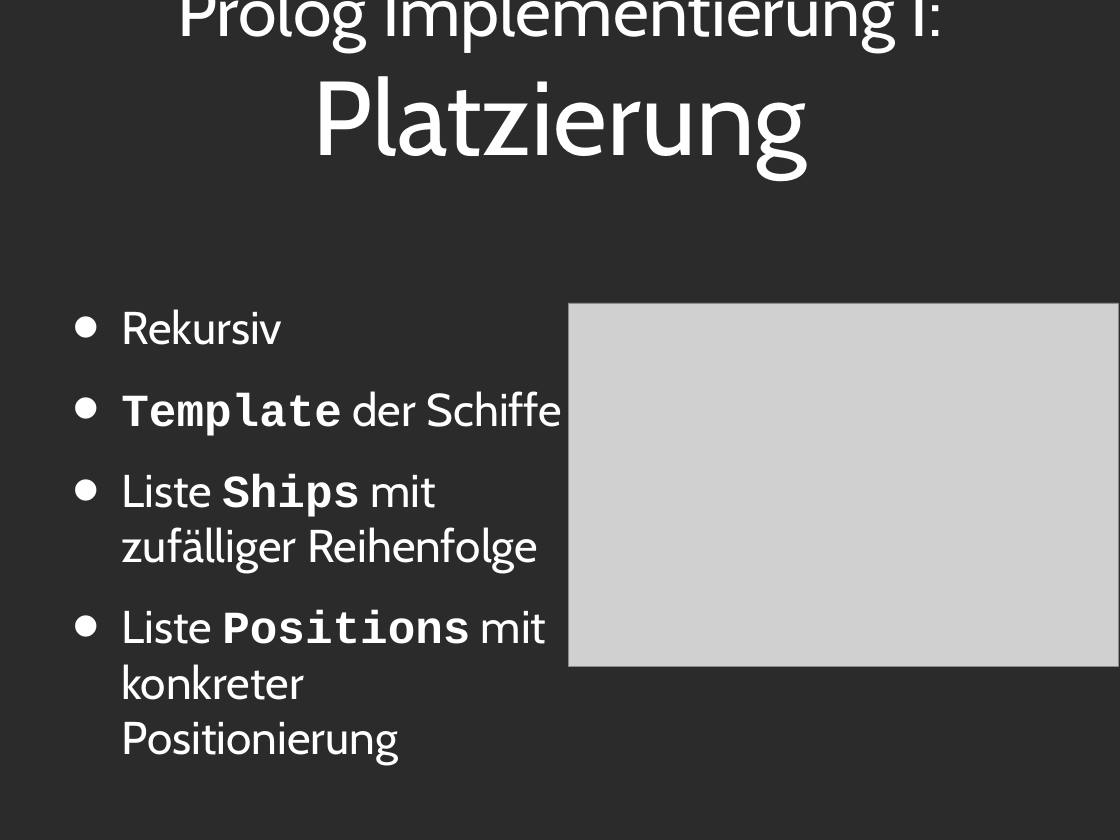
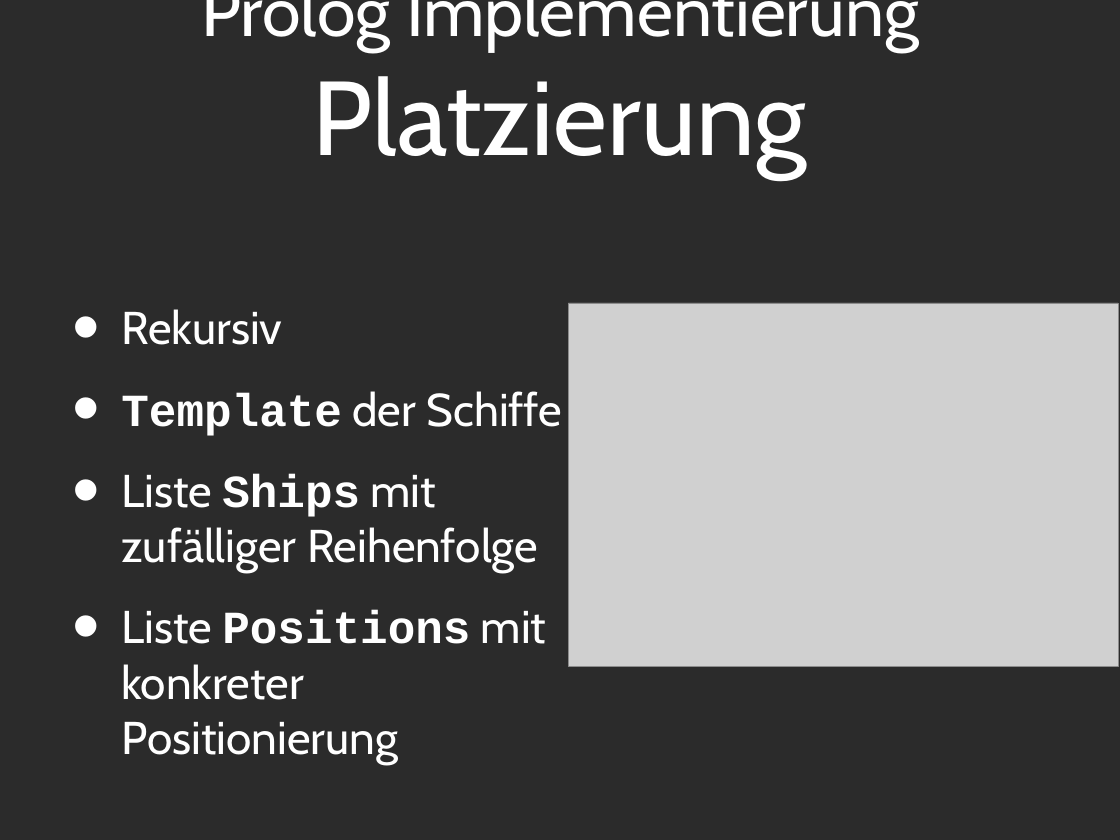
Before and after one commit to Tsopic/ai-battleship, a slide deck: slide 11 of Präsentation/Präsentation_PPT.ppt. Drawn at 1120x840 pixels with LibreOffice and Linux fonts; fonts in the diff are those of the drawing; grey boxes stand for pictures; background and template pictures are left out; a plain dark background stands for a picture behind light text. Boxes give left, top, right and bottom in pixels: in the first picture for what was removed or moved away, otherwise in the second. Text is boxed around its words. In the diff, an @@ line names an element or a change of style, - is before the commit and + after.

```diff
--- a/Präsentation/Präsentation_PPT.ppt
+++ b/Präsentation/Präsentation_PPT.ppt
@@ title at <box>201,0,919,178</box>: text changed @@
-Prolog Implementierung I:
-Platzierung
+Prolog Implementierung
+Platzierung
```
Also in this commit, not shown: 5 other slides changed, 2 other files.
